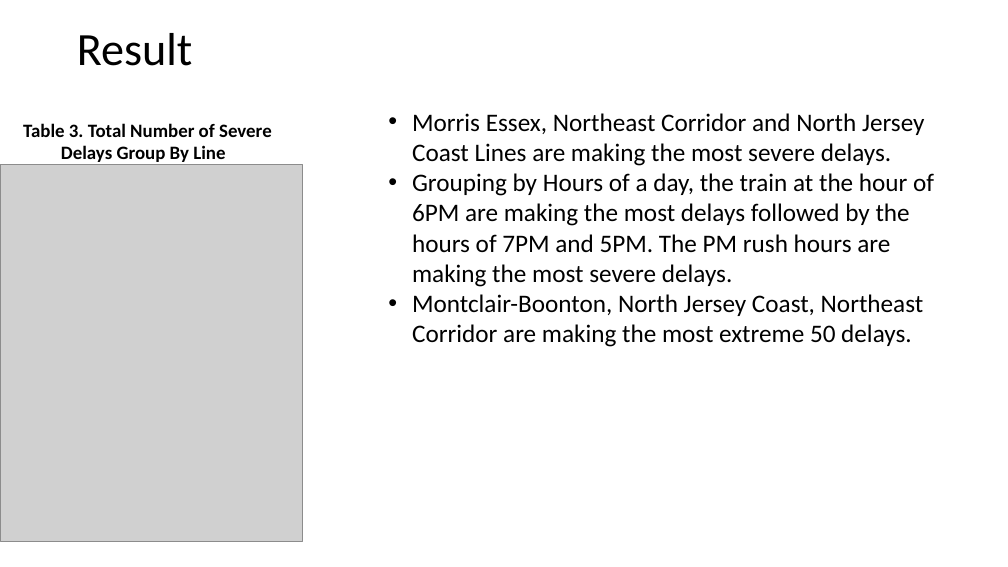
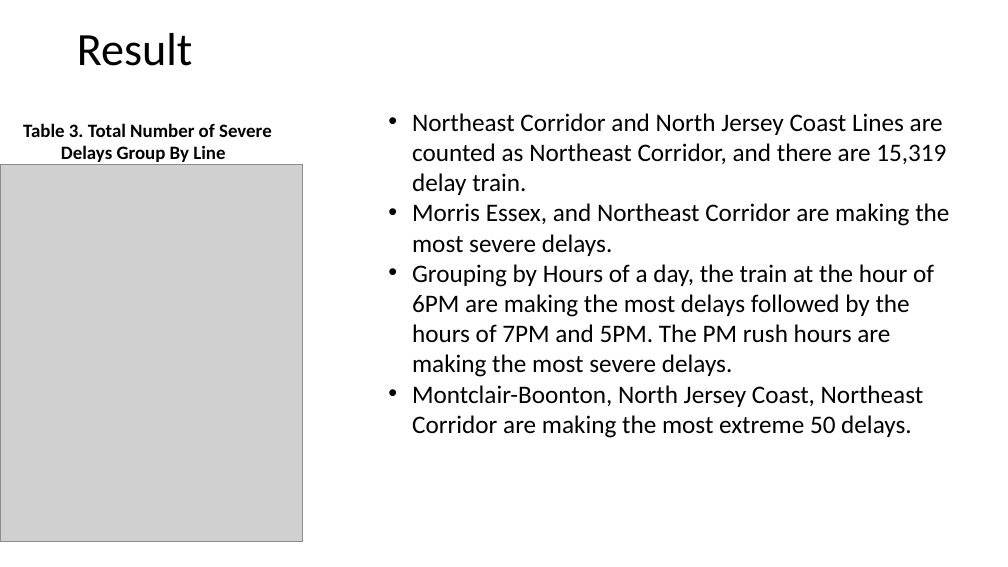
Before and after one commit to mingjunmamax/Railroad-Delays-Around-NJ-NYC-Area, a slide deck: slide 5 of Presentation.pptx. Drawn at 1008x567 pixels with LibreOffice and Linux fonts; fonts in the diff are those of the drawing; grey boxes stand for pictures. Boxes give left, top, right and bottom in pixels: in the first picture for what was removed or moved away, otherwise in the second. Text is boxed around its words. In the diff, an @@ line names an element or a change of style, - is before the commit and + after.

```diff
--- a/Presentation.pptx
+++ b/Presentation.pptx
@@ text at [412, 113, 949, 256]: text changed @@
-• Morris Essex, Northeast Corridor and North Jersey Coast Lines are making the most severe delays.
+• Northeast Corridor and North Jersey Coast Lines are counted as Northeast Corridor, and there are 15,319 delay train.
+• Morris Essex, and Northeast Corridor are making the most severe delays.
```
Also in this commit, not shown: 1 other slide changed.
